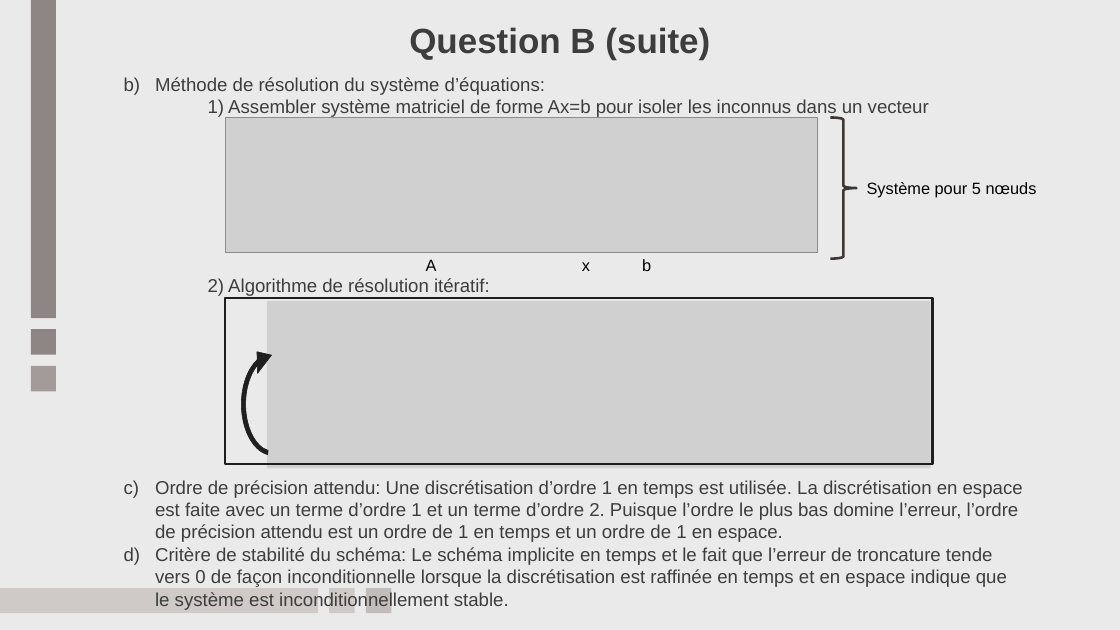
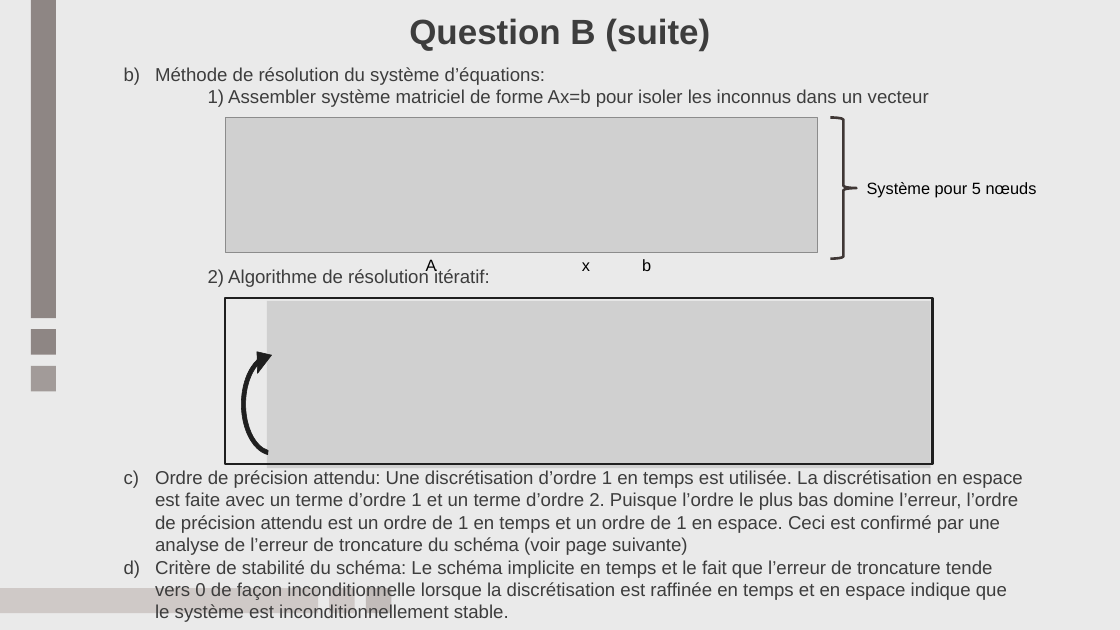
Before and after one commit to CameliaOuamara/Devoir1_Verification_de_code, a slide deck: slide 4 of Code/PPT_Devoir1.pptx. Drawn at 1120x630 pixels with LibreOffice and Linux fonts; fonts in the diff are those of the drawing; grey boxes stand for pictures; background and template pictures are left out. Boxes give left, top, right and bottom in pixels: in the first picture for what was removed or moved away, otherwise in the second. Text is boxed around its words. In the diff, an @@ line names an element or a change of style, - is before the commit and + after.

```diff
--- a/Code/PPT_Devoir1.pptx
+++ b/Code/PPT_Devoir1.pptx
@@ title "Question B (suite)": place and size @@
-title "Question B (suite)" at [409,27,710,60]
+title "Question B (suite)" at [409,18,710,51]
@@ text "Méthode de résolution du système ...": place and size @@
-text "Méthode de résolution du système ..." at [155,77,1023,610]
+text "Méthode de résolution du système ..." at [155,67,1023,622]
@@ text at [155,470,1023,555]: text changed @@
-c) Ordre de précision attendu: Une discrétisation d’ordre 1 en temps est utilisée. La discrétisation en espace est faite avec un terme d’ordre 1 et un terme d’ordre 2. Puisque l’ordre le plus bas domine l’erreur, l’ordre de précision attendu est un ordre de 1 en temps et un ordre de 1 en espace.
+c) Ordre de précision attendu: Une discrétisation d’ordre 1 en temps est utilisée. La discrétisation en espace est faite avec un terme d’ordre 1 et un terme d’ordre 2. Puisque l’ordre le plus bas domine l’erreur, l’ordre de précision attendu est un ordre de 1 en temps et un ordre de 1 en espace. Ceci est confirmé par une analyse de l’erreur de troncature du schéma (voir page suivante)
```
Also in this commit, not shown: 1 other slide changed, 2 slides added, 1 other file.
